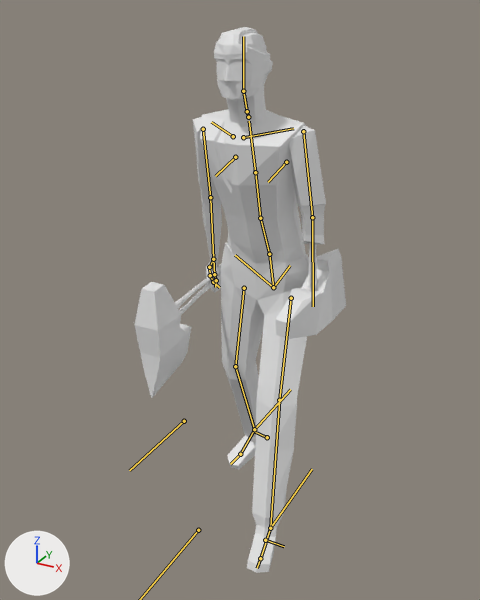
Two versions of the Blender file salemstalker/Assets/3D/charatermodel/lumberjack.blend, one commit apart.
One viewpoint serves both versions: a camera (50 mm lens) standing at (0.983, -1.928, 1.831) and looking at (-0.058, -0.035, 0.885). Arrows for +X, +Y and +Z are at lower left; the lights stay in place. Both versions are drawn at frame 30 of the action 'metarigAction.001'; the numbers are the values there. The bones that bend it are drawn over the model as lines.

The first picture shows 'Cube.002', 'Cube.003', 'Cube.007', 'arms', 'body', 'head'.
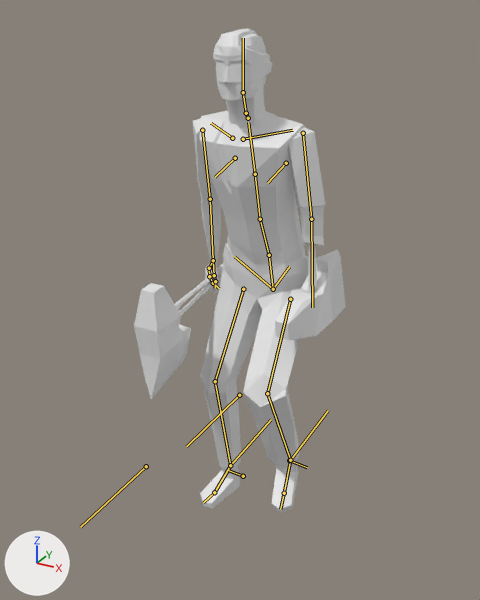
Pixel boxes (x1, y1, x2, y2) of what changed, in the pictures (480 x 600 px):
```json
{"object": "body", "change": "posed", "before": [200, 109, 309, 573], "after": [200, 111, 308, 513], "on screen": "13% shorter"}
{"object": "arms", "change": "posed", "before": [193, 117, 326, 293], "after": [192, 118, 325, 294]}
{"object": "Cube.002", "change": "posed", "before": [134, 264, 221, 398], "after": [134, 264, 223, 399]}
{"object": "head", "change": "posed", "before": [214, 27, 273, 127], "after": [213, 28, 272, 129]}
{"object": "Cube.003", "change": "posed", "before": [275, 249, 346, 339], "after": [275, 250, 346, 340]}
{"object": "Cube.007", "change": "posed", "before": [308, 243, 317, 291], "after": [307, 244, 317, 293]}
{"bone": "shin.R.001", "before": "(270, 528) to (312, 469)", "after": "(290, 460) to (328, 410)"}
{"bone": "shin.L.001", "before": "(254, 429) to (290, 389)", "after": "(230, 465) to (271, 419)"}
```

The change, as JSON lines over the scene's bpy script:
```json
{"block": "bone_shin_r_001", "where": "bone_shin_r_001 = bpy.data.objects['metarig'].pose.bones['shin.R.001']"}
{"op": "set", "path": "bone_shin_r_001.location", "old": "(0.03, -0.208, -0.011)", "new": "(0.016, 0.004, 0.146)"}
{"block": "bone_thigh_r_001", "where": "bone_thigh_r_001 = bpy.data.objects['metarig'].pose.bones['thigh.R.001']  # child of 'shin.R.001'"}
{"op": "set", "path": "bone_thigh_r_001.location", "old": "(-0.034, 0.234, 0.138)", "new": "(-0.066, 0.088, 0.046)"}
{"block": "bone_shin_l_001", "where": "bone_shin_l_001 = bpy.data.objects['metarig'].pose.bones['shin.L.001']"}
{"op": "set", "path": "bone_shin_l_001.location", "old": "(-0.045, 0.3, -0.003)", "new": "(-0.024, 0.041, -0.015)"}
```
